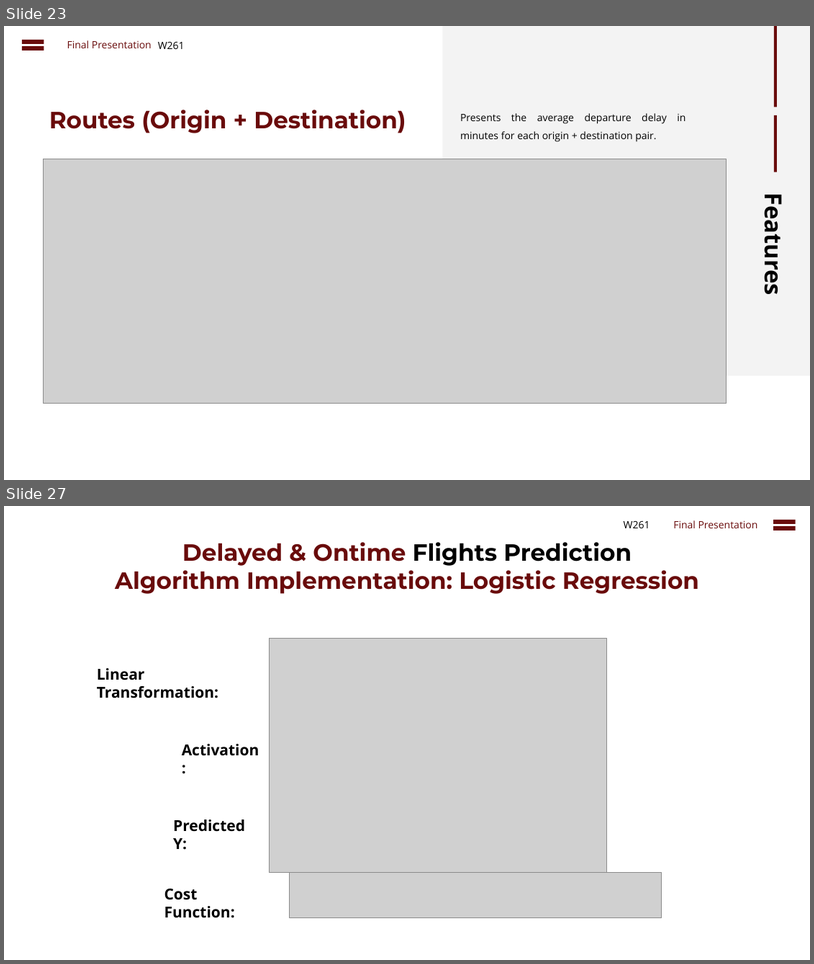
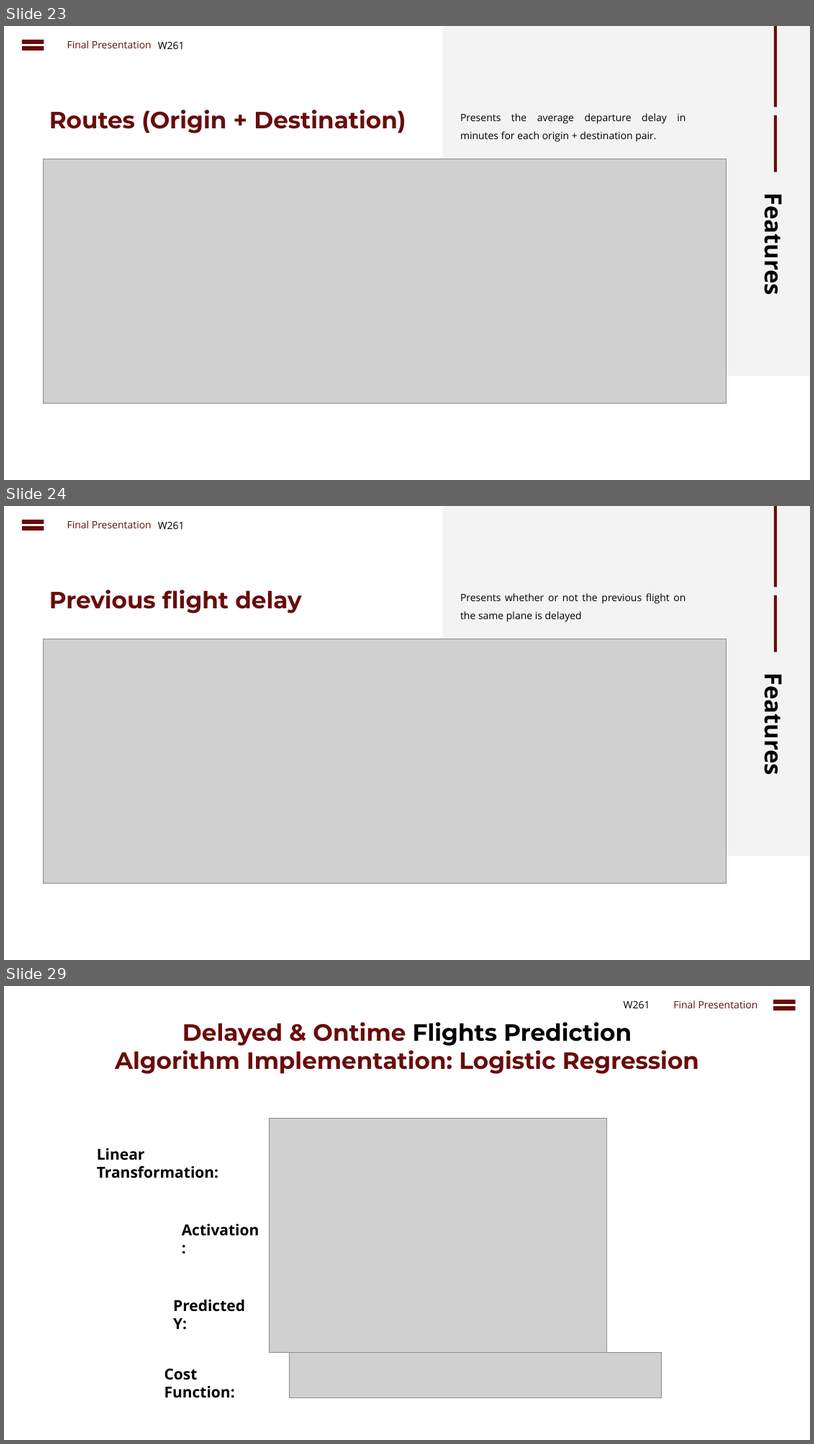
Before and after one commit to cbenge509/flightsontime, a slide deck: presentation/Delayed Flights Prediction - Final.pptx. Shown one above the other, each under a label of ours: slides 23 and 27 before the commit, slides 23, 24 and 29 after it; the slides between them are not shown. The pictures are 814x964 and 814x1444 pixels, drawn with LibreOffice and Linux fonts; fonts in the diff are those of the drawing; grey boxes stand for pictures. Boxes give left, top, right and bottom in pixels: in the first picture for what was removed or moved away, otherwise in the second. Text is boxed around its words. In the diff, an @@ line names an element or a change of style, - is before the commit and + after.

```diff
--- a/presentation/Delayed Flights Prediction - Final.pptx
+++ b/presentation/Delayed Flights Prediction - Final.pptx
@@ slide 24 added at (x1=4, y1=506, x2=810, y2=960), background #FFFFFF; not listed: 1 template element that a slide beside it also shows @@
@@ math equal added at (x1=18, y1=515, x2=47, y2=534), fill #690B0B @@
@@ text added at (x1=67, y1=520, x2=152, y2=528), 12 pt, text #690B0B @@
+Final Presentation
@@ text added at (x1=158, y1=522, x2=185, y2=529), 12 pt, text #000000 @@
+W261
@@ rectangle added at (x1=774, y1=506, x2=778, y2=587), fill #690B0B @@
@@ text added at (x1=49, y1=590, x2=301, y2=613), 28 pt, text #690B0B, bold @@
+Previous flight delay
@@ text added at (x1=460, y1=593, x2=686, y2=622), 12 pt, text #000000 @@
+Presents whether or not the previous flight on the same plane is delayed
@@ rectangle added at (x1=774, y1=595, x2=778, y2=651), fill #690B0B @@
@@ picture added at (x1=44, y1=639, x2=727, y2=883) @@
@@ text added at (x1=759, y1=683, x2=790, y2=772), 28 pt, text #000000, bold @@
+Features
@@ what was slide 27 is now slide 29 @@
```
Also in this commit, not shown: 5 slides changed, 2 other slides added.
